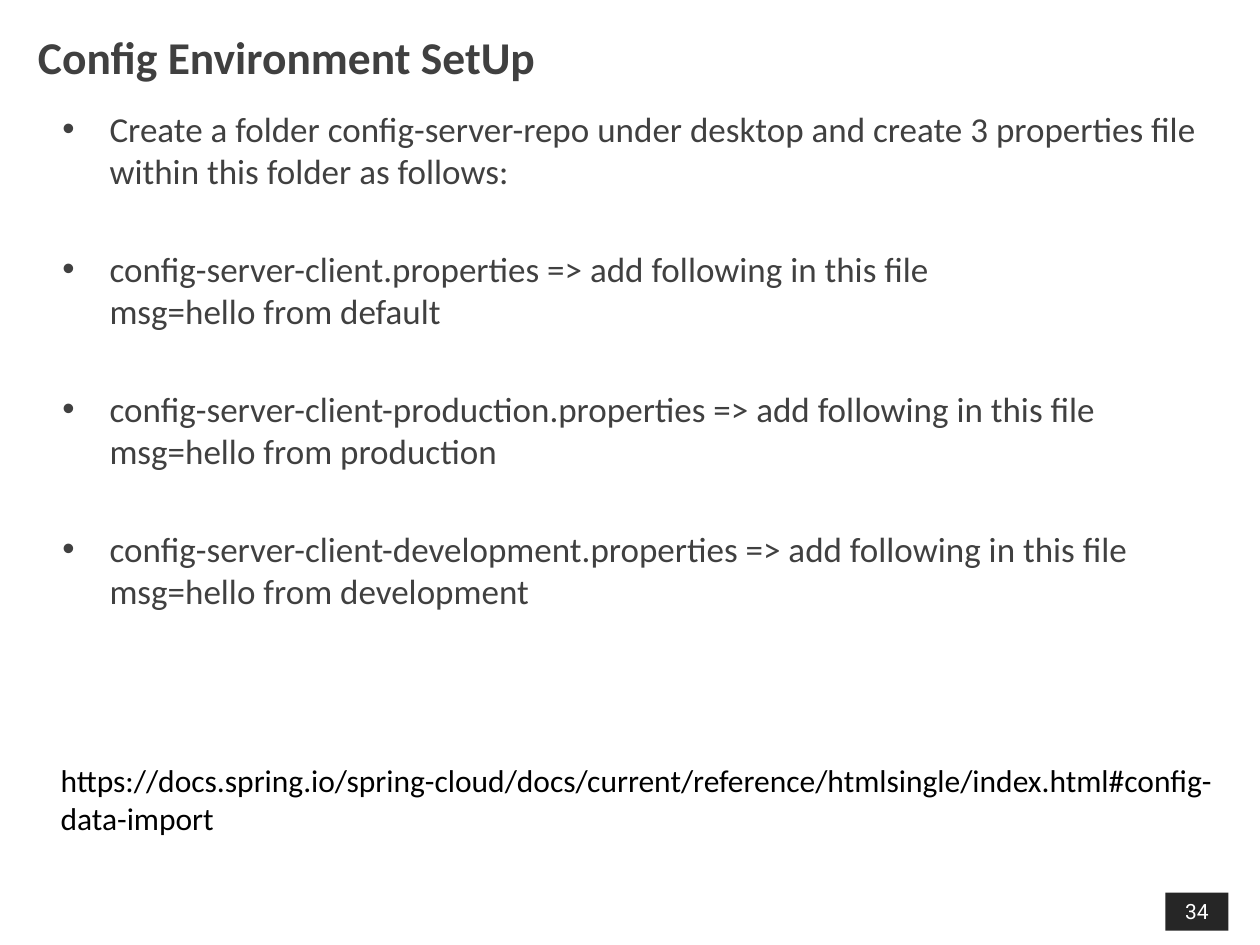
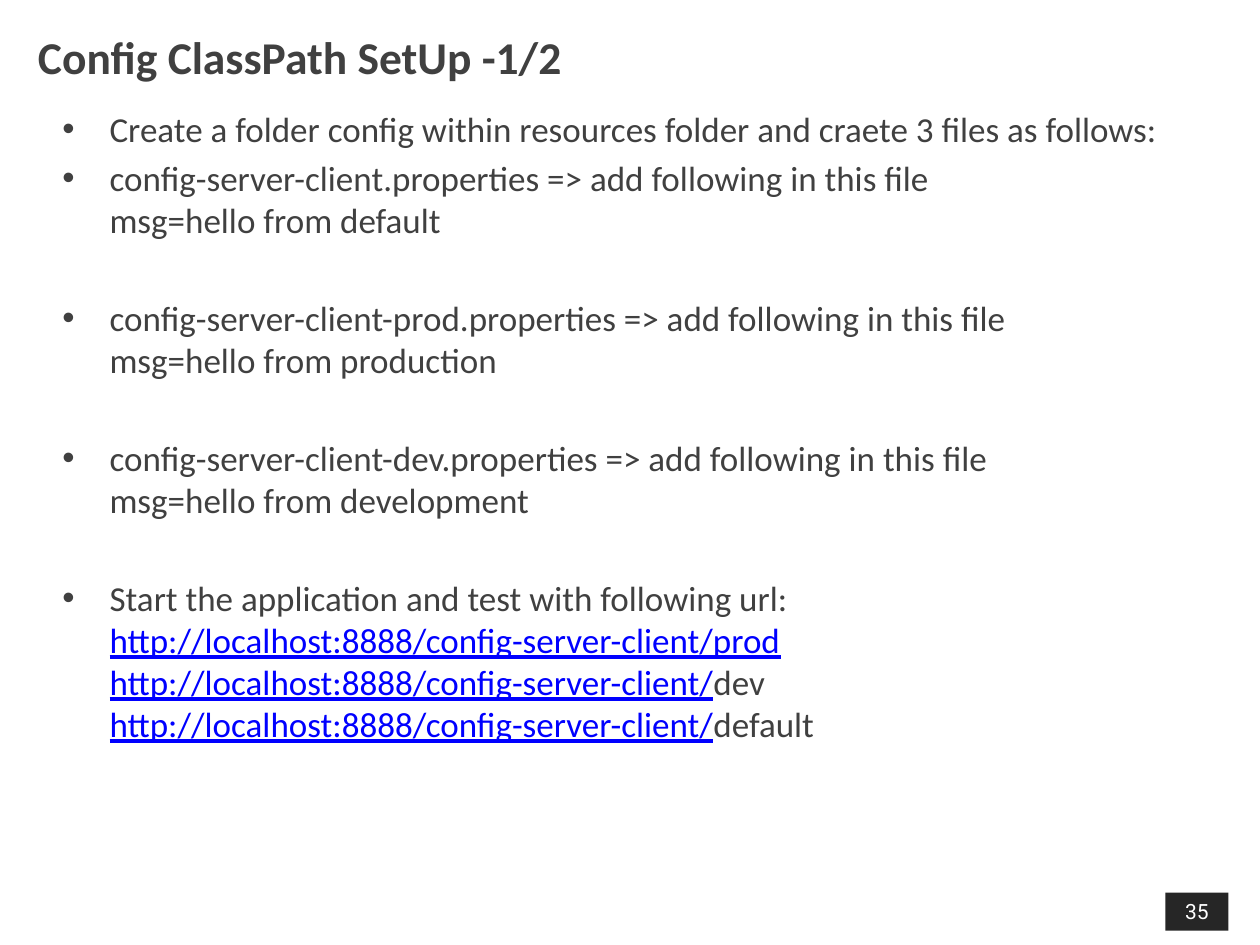
Before and after one commit to shalini06mittal/SynechronMSAug2024WS, a slide deck: slide 35 of ppt/102_Microservices_Cloud_CB_Config.pptx (slide 34 before the commit). Drawn at 1260x945 pixels with LibreOffice and Linux fonts; fonts in the diff are those of the drawing; background and template pictures are left out. Boxes give left, top, right and bottom in pixels: in the first picture for what was removed or moved away, otherwise in the second. Text is boxed around its words. In the diff, an @@ line names an element or a change of style, - is before the commit and + after.

Commit message:
cloud config ppt

```diff
--- a/ppt/102_Microservices_Cloud_CB_Config.pptx
+++ b/ppt/102_Microservices_Cloud_CB_Config.pptx
@@ title at bbox=[38, 42, 562, 82]: text changed @@
-Config Environment SetUp
+Config ClassPath SetUp -1/2
@@ text at bbox=[110, 117, 1157, 148]: text changed @@
-• Create a folder config-server-repo under desktop and create 3 properties file within this folder as follows:
+• Create a folder config within resources folder and craete 3 files as follows:
@@ text at bbox=[110, 306, 1005, 743]: text changed @@
-• config-server-client-production.properties => add following in this file
-  msg=hello from production
-• config-server-client-development.properties => add following in this file
-  msg=hello from development
+• config-server-client-prod.properties => add following in this file
+  msg=hello from production
+• config-server-client-dev.properties => add following in this file
+  msg=hello from development
+• Start the application and test with following url:
+  http://localhost:8888/config-server-client/prod
+  http://localhost:8888/config-server-client/dev
+  http://localhost:8888/config-server-client/default
@@ text removed at bbox=[61, 770, 1212, 835] @@
-https://docs.spring.io/spring-cloud/docs/current/reference/htmlsingle/index.html#config-data-import
@@ page number at bbox=[1185, 904, 1209, 919]: text changed @@
-34
+35
```
Also in this commit, not shown: 3 other slides changed, 4 slides added, 1 other file.
